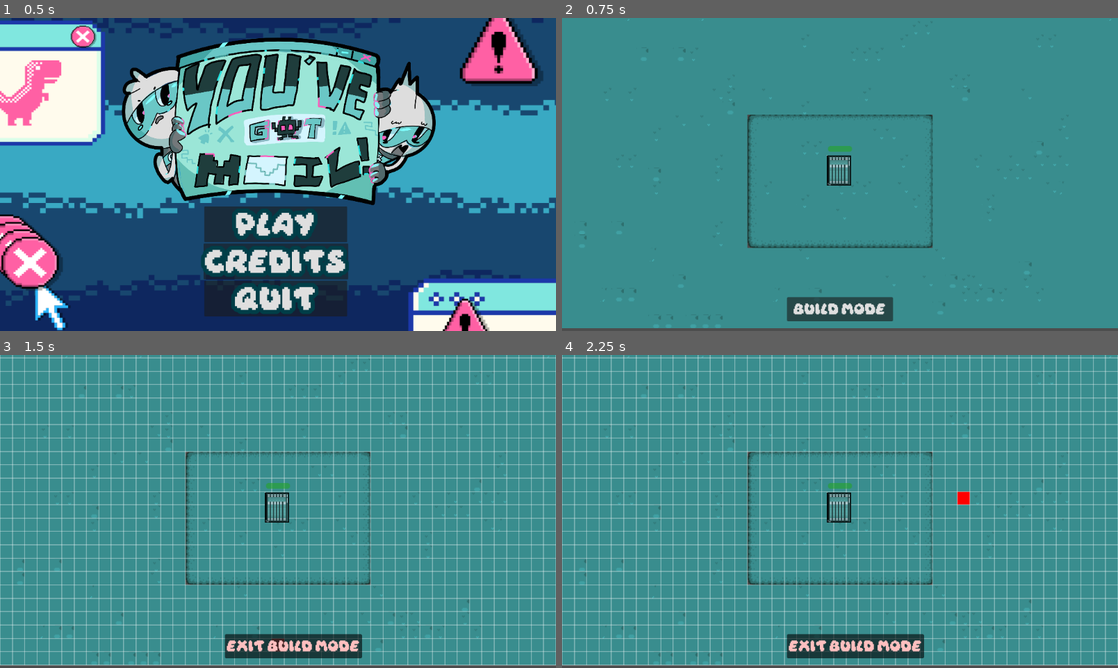
Above: before the commit, frames 1-4 (two rows, left to right).
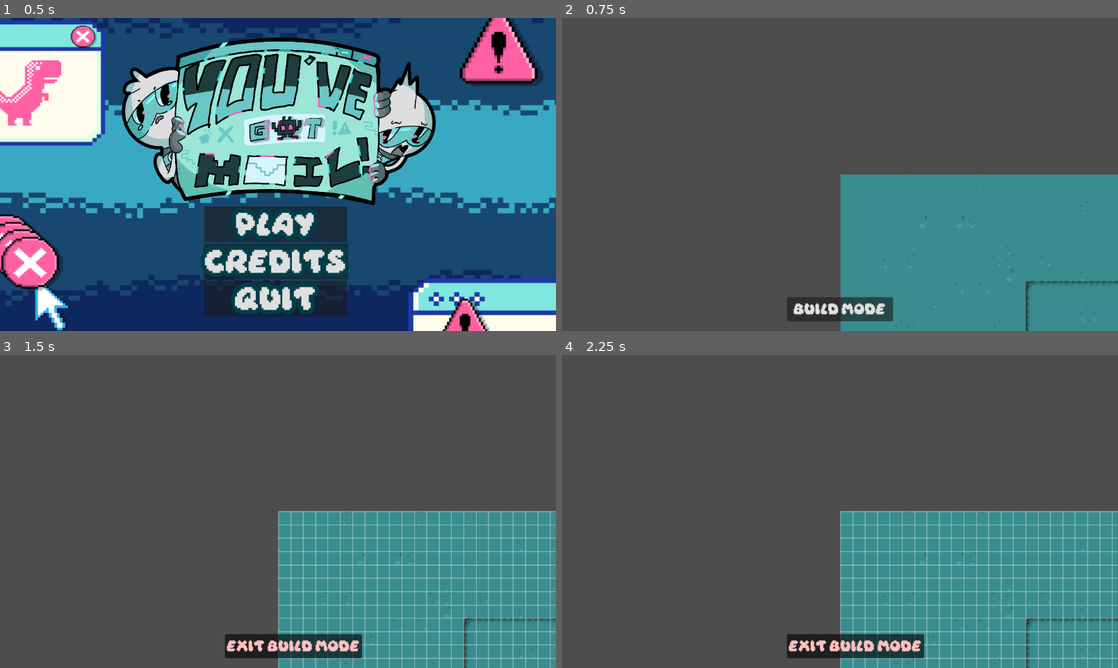
Above: after the commit, the same moments.

Repository: zoebiscuit/You-veGotMal
Game: Godot game, scene res://home_screen.tscn
Same seed, same stepped clock (60 frames per second), same inputs: the game is played once before the commit and once after it.
Inputs (mouse positions are in pixels of both pictures, inside the frame that each line leads up to):
- Up to frame 1 (0.5 s): no input
- Up to frame 2 (0.75 s): click "play" at 0.5 s
- Up to frame 3 (1.5 s): click "Build Mode" at 1.25 s
- Up to frame 4 (2.25 s): move the mouse to (962, 495) at 2.02 s; click (962, 495) at 2.17 s

Frame 1 is identical in both runs. In frame 2, 75% of the frame differs, in the area x 0-100%, y 0-100%; in frame 3, 82%; in frame 4, 82%.

Commit message:
added a crypto counter scene. broke camera of tilemap sorry

Diff:
--- /dev/null
+++ b/you've-got-mail/crypto_tracker.gd
@@ -0,0 +1,11 @@
+extends Node2D
+
+
+# Called when the node enters the scene tree for the first time.
+func _ready() -> void:
+	pass # Replace with function body.
+
+
+# Called every frame. 'delta' is the elapsed time since the previous frame.
+func _process(delta: float) -> void:
+	pass
--- /dev/null
+++ b/you've-got-mail/crypto_tracker.tscn
@@ -0,0 +1,48 @@
+[gd_scene format=3 uid="uid://n5s0008v6wmi"]
+
+[ext_resource type="Texture2D" uid="uid://cc2q0hkoi24f7" path="res://assets/OLDCOMPTEXTBOX.png" id="1_c4mxl"]
+[ext_resource type="FontFile" uid="uid://bptxx8dp13ssw" path="res://daydream_3/Daydream DEMO.otf" id="2_7ool6"]
+[ext_resource type="Script" uid="uid://bqpry3pbu4cdx" path="res://text_edit_2.gd" id="3_7ool6"]
+
+[node name="CryptoTracker" type="Node2D" unique_id=1769862717]
+
+[node name="Control" type="Control" parent="." unique_id=247066323]
+layout_mode = 3
+anchors_preset = 0
+offset_left = 433.0
+offset_top = 11.0
+offset_right = 989.0
+offset_bottom = 134.0
+
+[node name="TextureRect2" type="TextureRect" parent="Control" unique_id=236880252]
+layout_mode = 1
+anchors_preset = -1
+anchor_left = -0.46570736
+anchor_top = -0.008076885
+anchor_right = -0.61257553
+anchor_bottom = -0.12094364
+offset_left = 267.93332
+offset_top = 0.99345684
+offset_right = 1188.9333
+offset_bottom = 455.99344
+scale = Vector2(0.64392966, 0.27348685)
+texture = ExtResource("1_c4mxl")
+metadata/_edit_use_anchors_ = true
+
+[node name="TextEdit2" type="TextEdit" parent="Control" unique_id=955973402]
+layout_mode = 1
+anchors_preset = -1
+anchor_left = -0.47819853
+anchor_top = -0.4504858
+anchor_right = -1.136472
+anchor_bottom = -2.4017053
+offset_left = 282.8784
+offset_top = 71.40975
+offset_right = 1175.8784
+offset_bottom = 411.40976
+theme_override_fonts/font = ExtResource("2_7ool6")
+theme_override_font_sizes/font_size = 40
+text = "0 Crypto"
+wrap_mode = 1
+script = ExtResource("3_7ool6")
+metadata/_edit_use_anchors_ = true
--- a/you've-got-mail/mail_mechanic.tscn
+++ b/you've-got-mail/mail_mechanic.tscn
@@ -13,12 +13,14 @@
 offset_top = 75.0
 offset_right = 1000.0
 offset_bottom = 547.0
+metadata/_edit_use_anchors_ = true
 
 [node name="TextureRect" type="TextureRect" parent="Control" unique_id=936279734]
 layout_mode = 0
 offset_right = 921.0
 offset_bottom = 455.0
 texture = ExtResource("1_ovs04")
+metadata/_edit_use_anchors_ = true
 
 [node name="TextEdit" type="TextEdit" parent="Control" unique_id=961915304]
 layout_mode = 0
@@ -27,15 +29,24 @@
 offset_right = 909.0
 offset_bottom = 413.0
 theme_override_fonts/font = ExtResource("2_7v4vq")
-theme_override_font_sizes/font_size = 30
-text = "malware is here malware is here malware is here malware is here"
+theme_override_font_sizes/font_size = 20
+text = "From: yutube@very_trustworthy.com
+
+Hi, it’s your bos!  I need $100 urgenty, I have to attend a client dinner and need the moey.  I’ll pay it back!  Promise"
 wrap_mode = 1
+metadata/_edit_use_anchors_ = true
 
 [node name="mail_icon" type="TextureRect" parent="Control" unique_id=297198112]
-layout_mode = 0
+layout_mode = 1
+anchors_preset = -1
+anchor_left = 0.02320442
+anchor_top = 0.118644066
+anchor_right = -0.035489146
+anchor_bottom = 0.030597493
 offset_left = 342.0
 offset_top = 227.0
 offset_right = 548.1714
 offset_bottom = 422.9548
 rotation = -0.06778467
 texture = ExtResource("3_7v4vq")
+metadata/_edit_use_anchors_ = true
--- a/you've-got-mail/new_game.tscn
+++ b/you've-got-mail/new_game.tscn
@@ -1,7 +1,7 @@
 [gd_scene format=4 uid="uid://dbxva2gnowo80"]
 
 [ext_resource type="Texture2D" uid="uid://xqq5k7c70dm7" path="res://assets/Grass_Tile_map.png" id="1_v0bqk"]
-[ext_resource type="Script" path="res://new_game_level.gd" id="2_level"]
+[ext_resource type="Script" uid="uid://b0kky0jnaorwg" path="res://crypto_tracker.gd" id="1_x8ffe"]
 [ext_resource type="Script" path="res://build_system.gd" id="3_build"]
 [ext_resource type="FontFile" uid="uid://bptxx8dp13ssw" path="res://daydream_3/Daydream DEMO.otf" id="4_ned08"]
 
@@ -34,7 +34,7 @@
 sources/0 = SubResource("TileSetAtlasSource_84ke3")
 
 [node name="Level1" type="Node2D" unique_id=1265688403]
-script = ExtResource("2_level")
+script = ExtResource("1_x8ffe")
 
 [node name="Ground" type="TileMapLayer" parent="." unique_id=1325527279]
 position = Vector2(0.99999994, 0)
@@ -63,6 +63,6 @@
 toggle_mode = true
 text = "Build Mode"
 
-[node name="Camera2D" type="Camera2D" parent="." unique_id=972562185]
+[node name="Camera2D" type="Camera2D" parent="BuildModeUI" unique_id=972562185]
 
 [connection signal="pressed" from="BuildModeUI/BuildModeButton" to="BuildSystem" method="toggle_build_mode"]
--- /dev/null
+++ b/you've-got-mail/text_edit_2.gd
@@ -0,0 +1,11 @@
+extends TextEdit
+
+
+# Called when the node enters the scene tree for the first time.
+func _ready() -> void:
+	text = str(Global.GlobalCrypto) # Replace with function body.
+
+
+# Called every frame. 'delta' is the elapsed time since the previous frame.
+func _process(delta: float) -> void:
+	pass
Not shown, added: you've-got-mail/crypto_tracker.gd.uid
Not shown, added: you've-got-mail/text_edit_2.gd.uid
